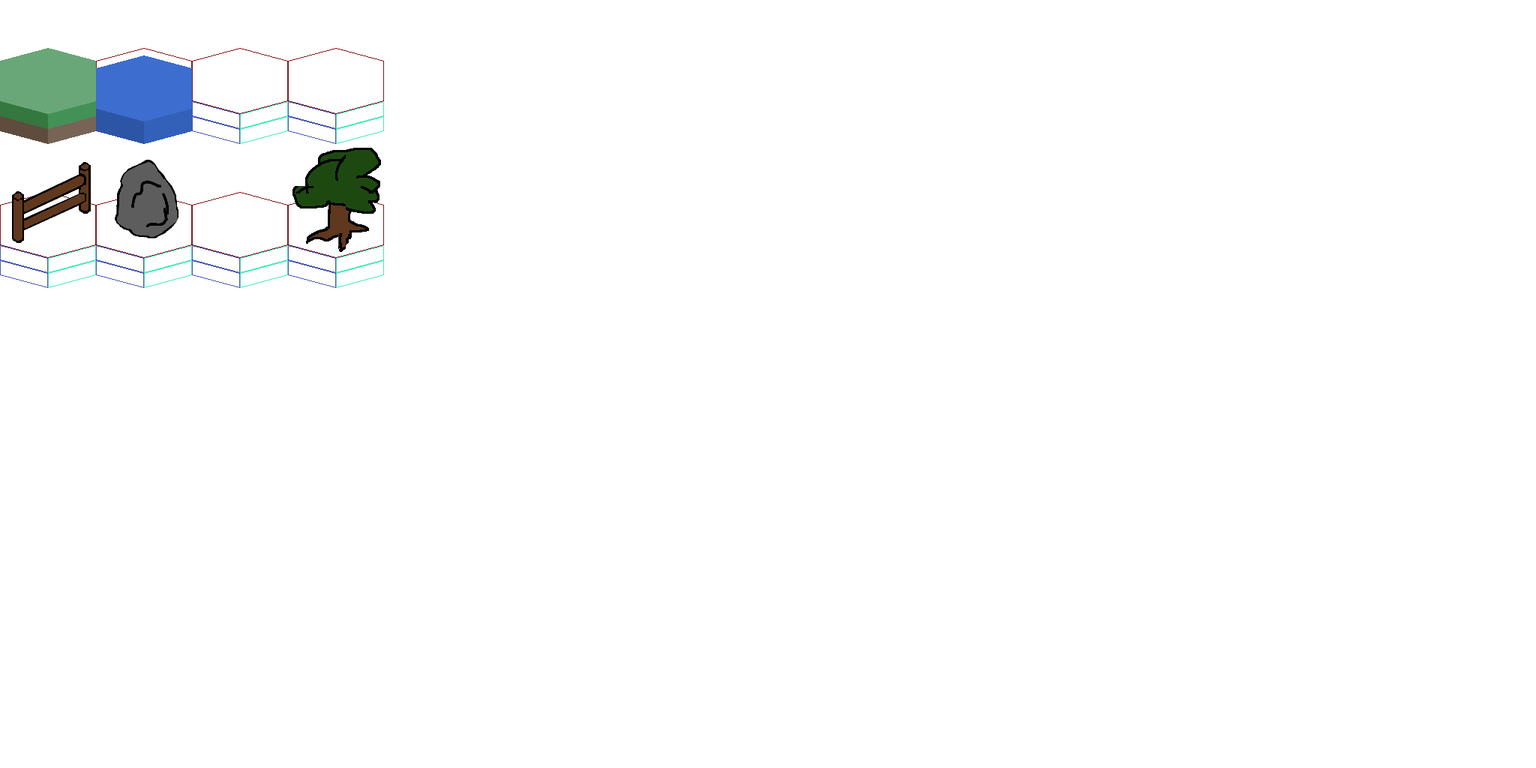
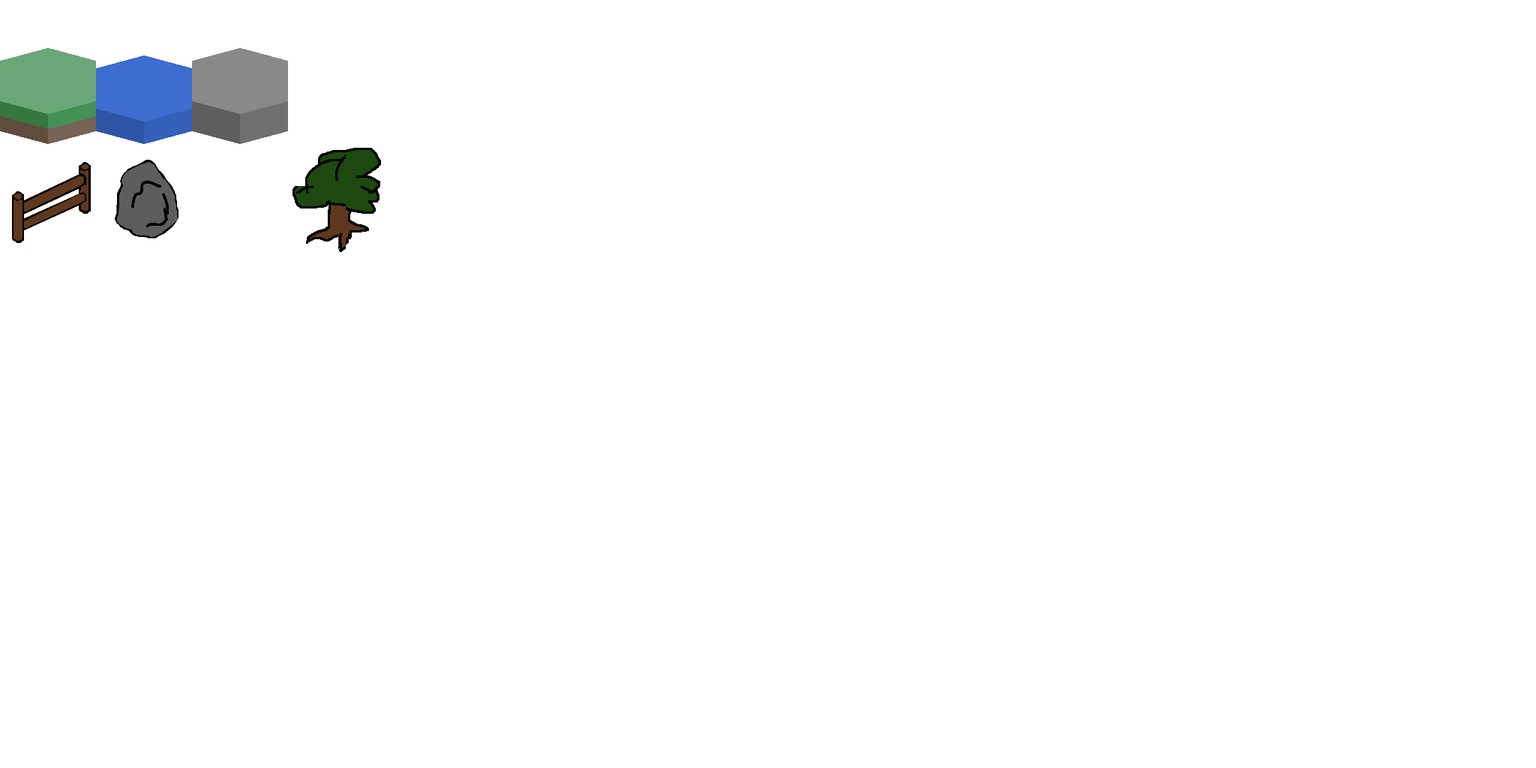
Two versions of the same layered image (1536×768). Layer-by-layer changes:
added layer "ROCKS_TILE" above "SQUARE_GRID" over (x1=191, y1=47, x2=288, y2=144)
hid "HEX_GRID" over (x1=0, y1=47, x2=384, y2=288)
